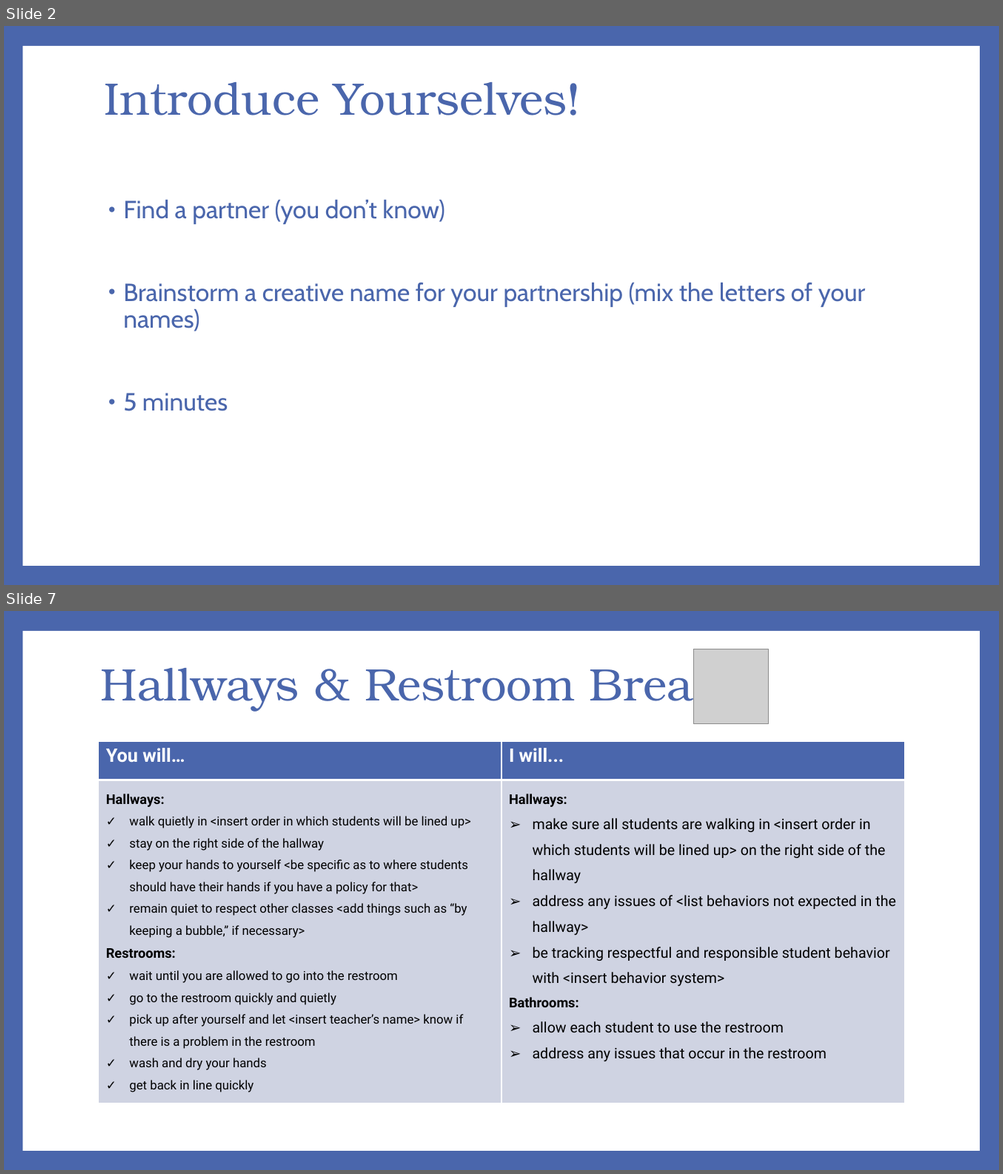
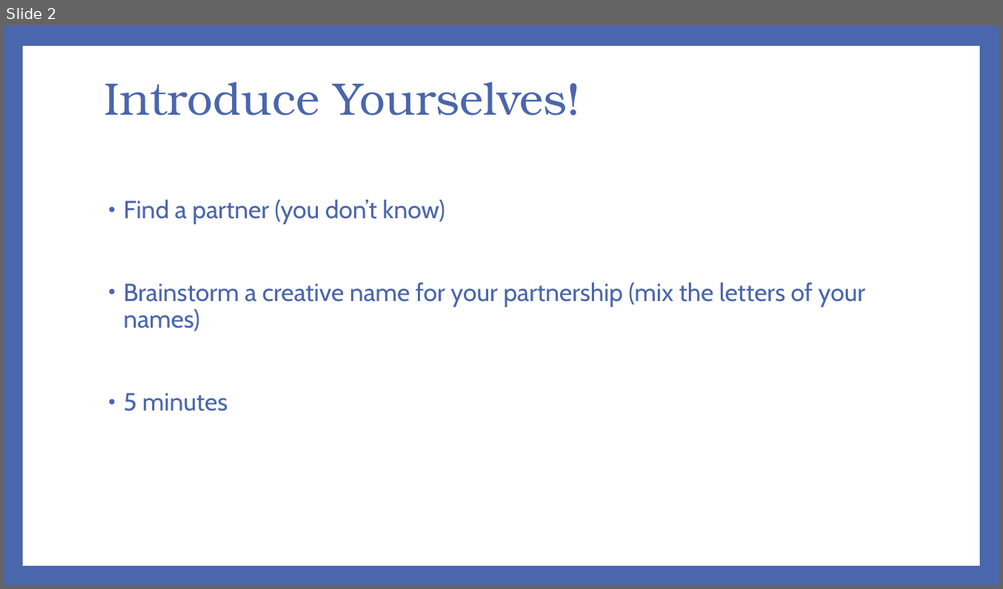
Before and after one commit to richard1au/1531-19t3, a slide deck: slides/week1.pptx. Shown one above the other, each under a label of ours: slides 2 and 7 before the commit, slide 2 after it; the slides between them are not shown. The pictures are 1003x1174 and 1003x589 pixels, drawn with LibreOffice and Linux fonts; fonts in the diff are those of the drawing; grey boxes stand for pictures. Boxes give left, top, right and bottom in pixels: in the first picture for what was removed or moved away, otherwise in the second. Text is boxed around its words. In the diff, an @@ line names an element or a change of style, - is before the commit and + after.

```diff
--- a/slides/week1.pptx
+++ b/slides/week1.pptx
@@ slide 7 removed at (4, 611, 999, 1170), background #4A66AC; not listed: 1 template element that a slide beside it also shows @@
@@ picture removed at (694, 649, 768, 723) @@
@@ title removed at (101, 658, 745, 712) @@
-Hallways & Restroom Breaks
@@ table removed at (99, 741, 905, 1103), 2 rows, 2 columns @@
-You will… | I will...
-Hallways: / walk quietly in <insert order in which students will be lined up> / stay on the right side of the hallway / keep your hands to yourself <be specific as to where students should have their hands if you have a policy for that> / remain quiet to respect other classes <add things such as “by keeping a bubble,” if necessary> / Restrooms: / wait until you are allowed to go into the restroom / go to the restroom quickly and quietly / pick up after yourself and let <insert teacher’s name> know if there is a problem in the restroom / wash and dry your hands / get back in line quickly | Hallways: / make sure all students are walking in <insert order in which students will be lined up> on the right side of the hallway / address any issues of <list behaviors not expected in the hallway> / be tracking respectful and responsible student behavior with <insert behavior system> / Bathrooms: / allow each student to use the restroom / address any issues that occur in the restroom
```
Also in this commit, not shown: 3 slides changed, 9 slides added, 5 other slides removed.
